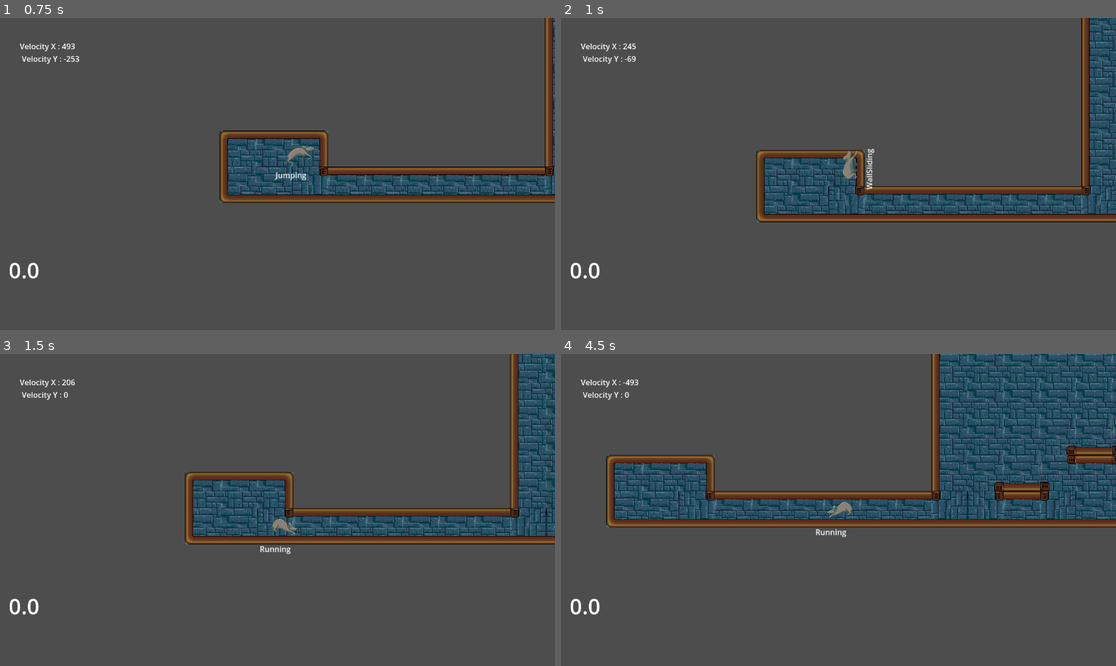
Above: before the commit, frames 1-4 (two rows, left to right).
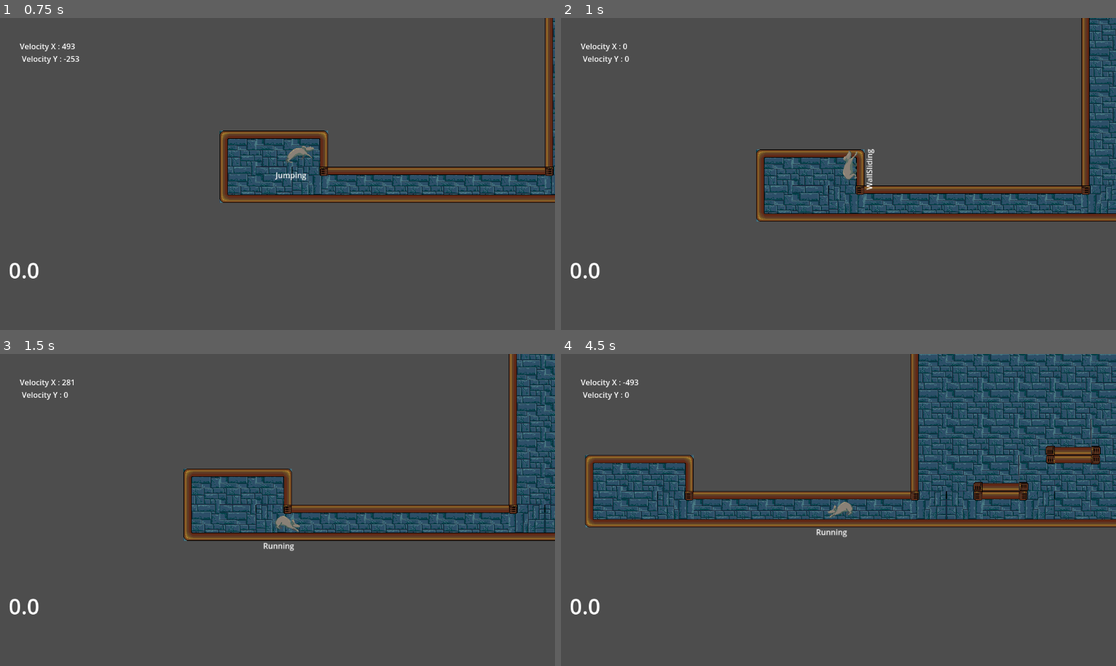
Above: after the commit, the same moments.

Repository: Taissirbw/De-Rat-Pigeon
Game: Godot game, scene res://scenes/game.tscn
Same seed, same stepped clock (60 frames per second), same inputs: the game is played once before the commit and once after it. The engine's default icon, where the game draws it, is replaced by a stand-in: a white triangle on a blue panel in a dark square.
Inputs:
- Up to frame 1 (0.75 s): hold Right (walk_right) from 0.53 s (still down); tap Space (jump) at 0.6 s
- Up to frame 2 (1 s): keep holding Right (walk_right); tap Space (jump) at 0.77 s
- Up to frame 3 (1.5 s): keep holding Right (walk_right); tap Space (jump) at 1.07, 1.35 s
- Up to frame 4 (4.5 s): tap Space (jump) at 1.52, 1.82, 2.1, 2.85, 3.02, 3.32, 3.6, 3.77, 4.07, 4.35 s; release Right (walk_right) at 2.03 s; hold Left (walk_left) 2.03-2.78 s; hold Right (walk_right) 2.78-4.28 s; hold Left (walk_left) from 4.28 s (still down)

Frame 1 is identical in both runs. In frame 2, 3.5% of the frame differs, in the area x 11-100%, y 0-66%; in frame 3, 10%; in frame 4, 15%, in the area x 4-100%, y 0-59%.

Commit message:
Debug WallSliding ??

Diff:
--- a/de-rat-pigeon/scripts/jumping.gd
+++ b/de-rat-pigeon/scripts/jumping.gd
@@ -31,6 +31,7 @@
 
 
 		if (player.is_on_wall() or player.wall_contact_coyote > 0.) and player.velocity.x !=0.:
+			print("Wall slide from jump")
 			finished.emit(WALL_SLIDING)
 		else:
 			player.wall_contact_coyote -= delta
--- a/de-rat-pigeon/scripts/running.gd
+++ b/de-rat-pigeon/scripts/running.gd
@@ -43,9 +43,10 @@
 
 
 
-		if player.is_on_wall_only() and sign(dir) != sign(player.get_wall_normal().x):
+		if player.is_on_wall_only() and sign(dir) != sign(player.get_wall_normal().x) and player.velocity.x !=0.:
 			#player.wall_contact_coyote = player.wall_contact_coyote_time
 			#player.velocity.y = player.gravity_wall
+			print("Jumped from wall")
 			finished.emit(WALL_SLIDING)
 		else:
 			if player.wall_contact_coyote > 0.:
@@ -53,6 +54,7 @@
 
 		if player.is_on_floor() or player.floor_coyote > 0.:
 			if Input.is_action_just_pressed("jump") and ! player.shock_state:
+				print("Jumped from floor")
 				finished.emit(JUMPING)
 			elif (absf(player.velocity.x) < player.speed/10.) and (dir == 0.):
 				finished.emit(IDLE)
--- a/de-rat-pigeon/scripts/wall_sliding.gd
+++ b/de-rat-pigeon/scripts/wall_sliding.gd
@@ -68,7 +68,7 @@
 					finished.emit(IDLE)
 
 		# Derniers cas : le joueur reste dans l'état wall sliding
-		elif (player.is_on_wall() or player.wall_contact_coyote >0.):
+		elif (player.is_on_wall_only() or player.wall_contact_coyote >0.):
 
 			if sign(dir) == sign(player.get_wall_normal().x):
 				player.wall_change_coyote = player.wall_change_coyote_time
@@ -95,7 +95,7 @@
 					player.wall_jump_buffer = 0.
 
 			# Maj du dernier temps de contact avec un mur
-			if player.is_on_wall():
+			if player.is_on_wall_only():
 				player.wall_contact_coyote = player.wall_contact_coyote_time
 				last_wall_dir = player.look_dir_x
 			else:
@@ -103,7 +103,7 @@
 
 			## WALL GRIP
 			# Empeche le joueur de glisser vers le bas lors de l'atterissage
-			if player.wall_grip_coyote > 0. and player.is_on_wall():
+			if player.wall_grip_coyote > 0. and player.is_on_wall_only():
 				#pass
 				player.velocity.y = min(player.velocity.y, 0)
 			# Au dela de ce temps, il glisse le long du mur
Not shown, added: de-rat-pigeon/Assets/Player/schoked.kra
